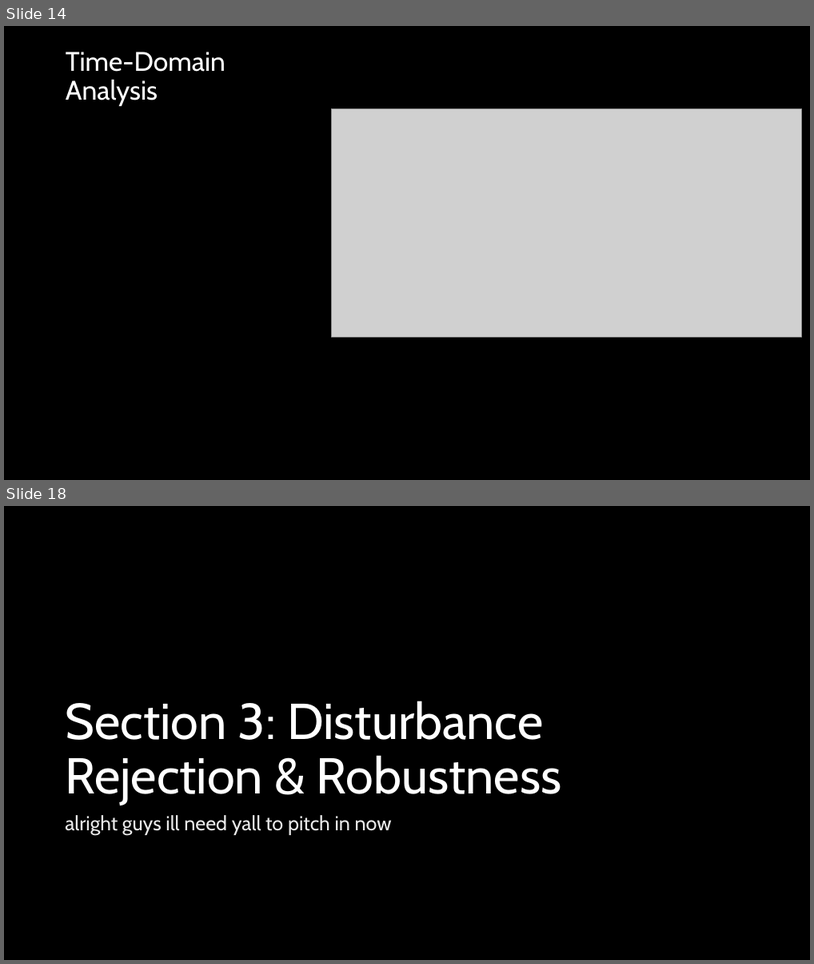
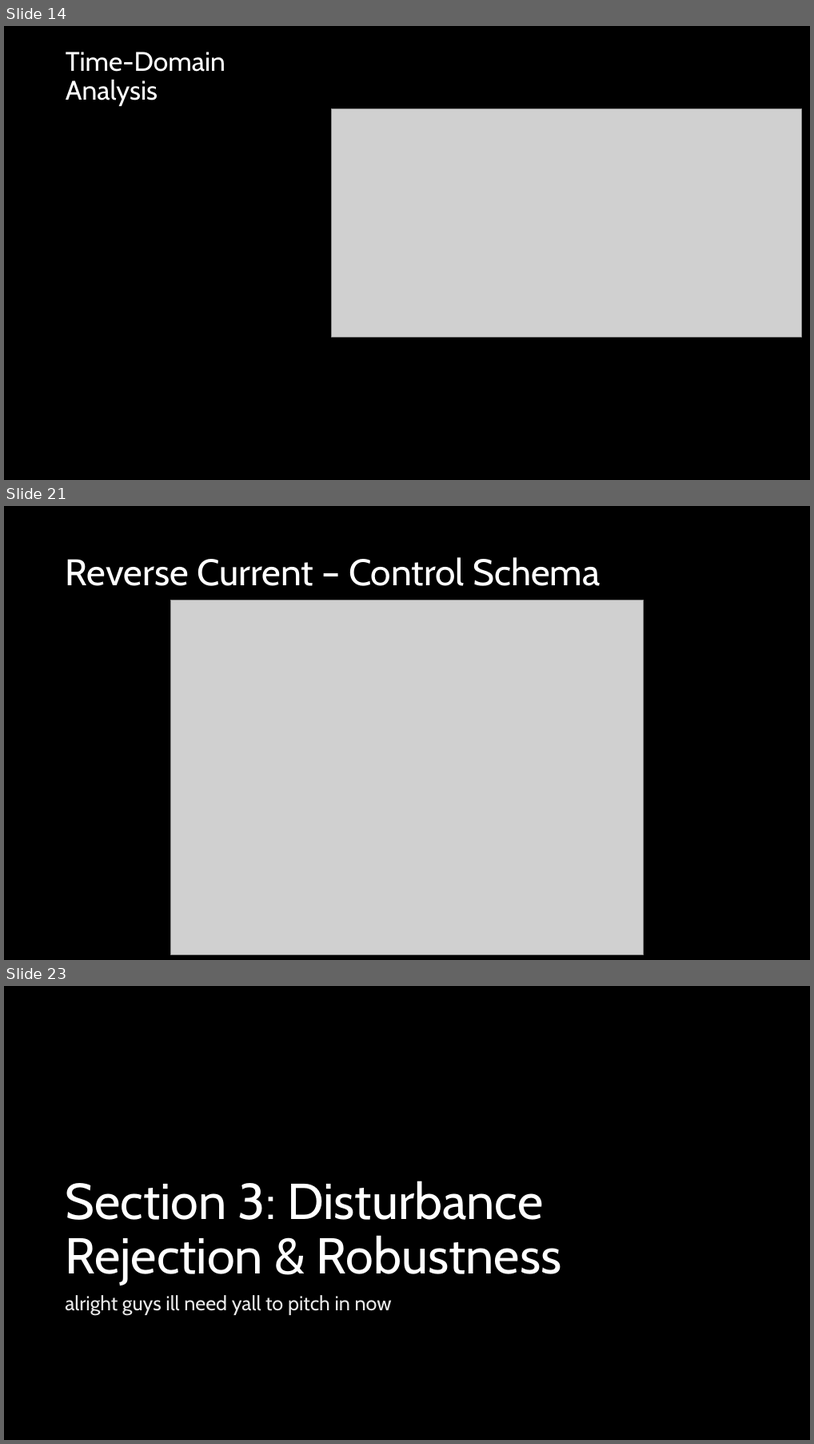
Before and after one commit to ut-ras/rm_electrical-supercap_v2, a slide deck: UT Robomasters – Supercap Power Stage Modeling.pptx. Shown one above the other, each under a label of ours: slides 14 and 18 before the commit, slides 14, 21 and 23 after it; the slides between them are not shown. The pictures are 814x964 and 814x1444 pixels, drawn with LibreOffice and Linux fonts; fonts in the diff are those of the drawing; grey boxes stand for pictures. Boxes give left, top, right and bottom in pixels: in the first picture for what was removed or moved away, otherwise in the second. Text is boxed around its words. In the diff, an @@ line names an element or a change of style, - is before the commit and + after.

Commit message:
started work on reverse charging functionality

```diff
--- a/UT Robomasters – Supercap Power Stage Modeling.pptx
+++ b/UT Robomasters – Supercap Power Stage Modeling.pptx
@@ slide 21 added at (4,506,810,960), background #000000 @@
@@ title added at (66,557,600,586), 44 pt, text #FFFFFF @@
+Reverse Current – Control Schema
@@ picture added at (171,600,643,954) @@
@@ what was slide 18 is now slide 23 @@
```
Also in this commit, not shown: 4 slides changed, 7 other slides added, 2 slides removed, 1 other file.
